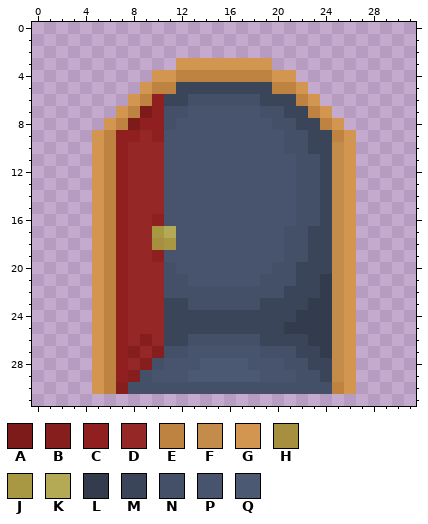
File history of a pixel-art sprite, JAVA/Diablo_xv/res/anterior.png. The picture above is the old version.
The file is 32x32 pixels. Colours within 5 levels of each other are drawn and written as one.
Palette (. is transparent): A #7d1b1b  B #871e1e  C #901f1f  D #952727  E #be8241  F #c38c4b  G #d29650  H #a6903f  J #a99843  K #b4a955  L #333c4d  M #3b455a  N #445067  P #48546d  Q #4c5973
Pixels before, first column x 5:
 3 .......GGGGGGGG.......
 4 .....GGEEEEEEEEGG.....
 5 ....GEEMMMMMMMMEEG....
 6 ...GECMMNNNNNNMMMEG...
 7 ..GEACNNPPPPPPNNMMEG..
 8 .GEACCNPPPPPPPPNNMMEG.
 9 GECCDCPPPPPPPPPPNNMMEG
10 GECDDDPPPPPPPPPPNNMMFG
11 GECDDDPPPPPPPPPPPNNMFG
12 GECDDDPPPPPPPPPPPNNMFG
13 GECDDDPPPPPPPPPPPNNMFG
14 GECDDDPPPPPPPPPPPNNMFG
15 GECDDDPPPPPPPPPPPNNMFG
16 GECDDCPPPPPPPPPPPNNMFG
17 GECDDJKPPPPPPPPPNNMMFG
18 GECDDHJPPPPPPPPPNNMMFG
19 GECDDCPPPPPPPPPPNNMMFG
20 GECDDDNPPPPPPPPNNMMMFG
21 GECDDDNNPPPPPPNNNMMLFG
22 GECDDDNNNNNNNNNNMMMLFG
23 GECDDDMMNNNNNNMMMMLLFG
24 GECDDDMMMMMMMMMMMLLLFG
25 GECDDDMMMMMMMMMMLLLLFG
26 GECDBDMMNNNNNNMMMMLLFG
27 GECBDBNNPPPPPPNNNMMLFG
28 GECDBNPPPQQQQPPPNNMMFG
29 GECBNPPPQQQQQQPPPNNMFG
30 GEBNNNNNNNNNNNNNNNNNEG
The result:
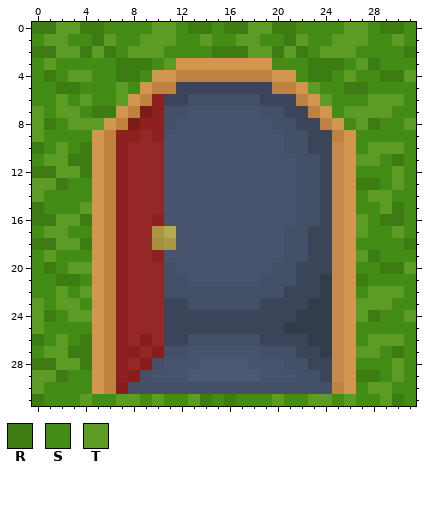
Colours new in this view: R #3c7c12  S #438d17  T #5c9c25
Changes in this commit:
Changed rows in their new state; - is an unchanged pixel.
first column x 0:
 0 RRTTRRSSSSTTSRRSRRTTRRSSSSTTSRRS
 1 STTSSRTSSTTTSSTSSTTSSRTSSTTTSSTS
 2 RRTTRTRSTTTSSSSRRRTTRTRSTTTSSSSR
 3 STSSSSSRRRST--------SSSRRRSTRSSS
 4 SRSTTSSRRS------------SRRSTSSRRT
 5 SSRRSSSTS--------------TSSRRSSSS
 6 SSTSTSST----------------TSSSTTTS
 7 TSTTSRR------------------STTTTSS
 8 TRSTTT--------------------STRSST
 9 TSSSS----------------------SSSSS
10 RSTSR----------------------STTTS
11 STTRR----------------------TTSRS
12 RRTTR----------------------SSSTS
13 TTRSS----------------------RRSTS
14 TSSSS----------------------STTSS
15 RSSST----------------------SSTRS
16 RRTTR----------------------TSRRS
17 STTSS----------------------TSSTS
18 RRTTR----------------------SSSSR
19 STSSS----------------------TRSSS
20 SRSTT----------------------SSRRT
21 SSRRS----------------------RSSSS
22 SSTST----------------------STTTS
23 TSTTS----------------------TTTSS
24 TRSTT----------------------TRSST
25 TSSSS----------------------SSSSS
26 RSTSR----------------------STTTS
27 STTRR----------------------TTSRS
28 RRTTR----------------------SSSTS
29 TTRSS----------------------RRSTS
30 TSSSS----------------------STTSS
31 RSSSTSSTTSTSSTRSRSSSTSSTTSTSSTRS
Pixel boxes of the changes (left, top, right, bottom) in both pictures:
added: (32, 22, 416, 406)
